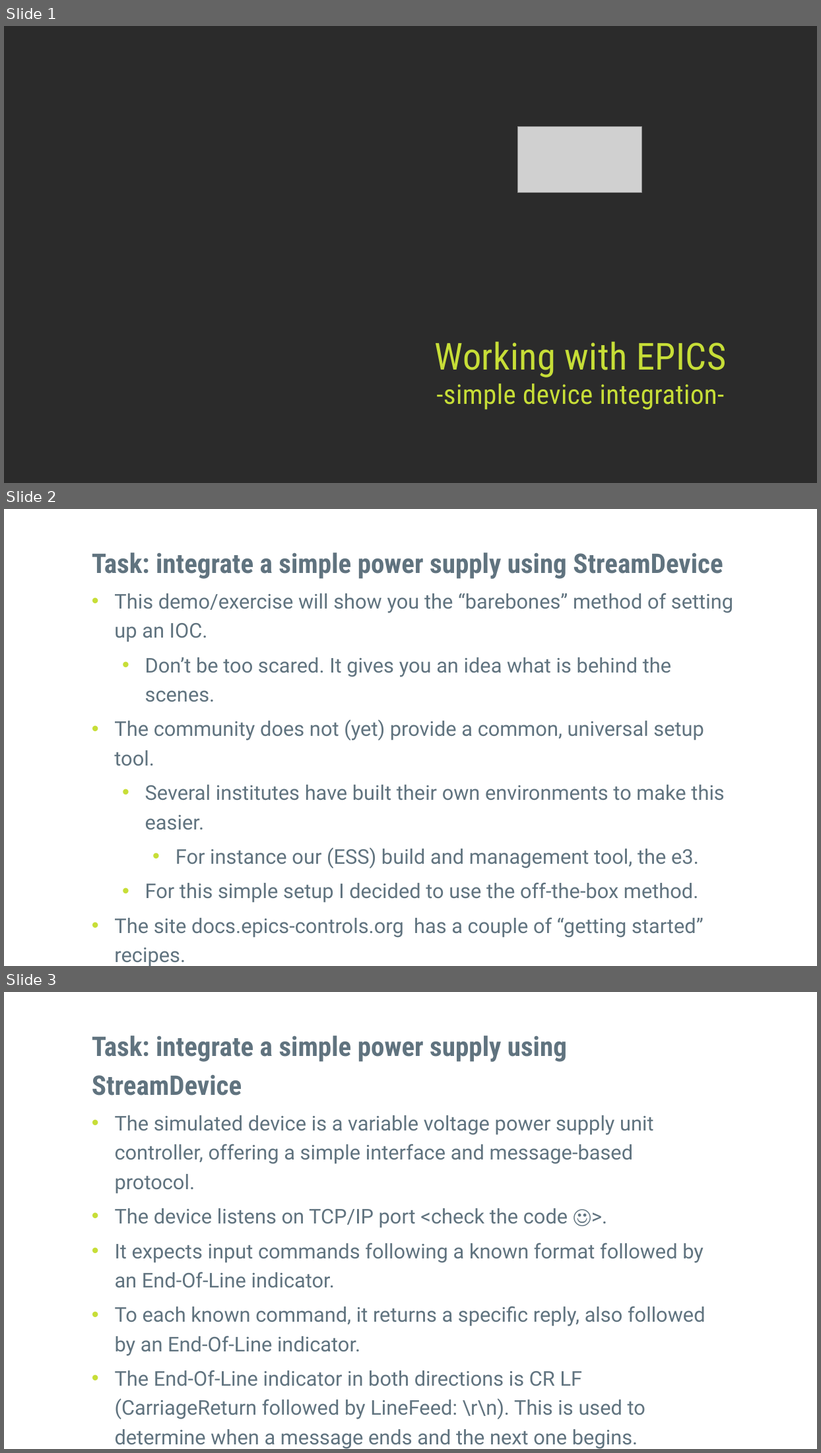
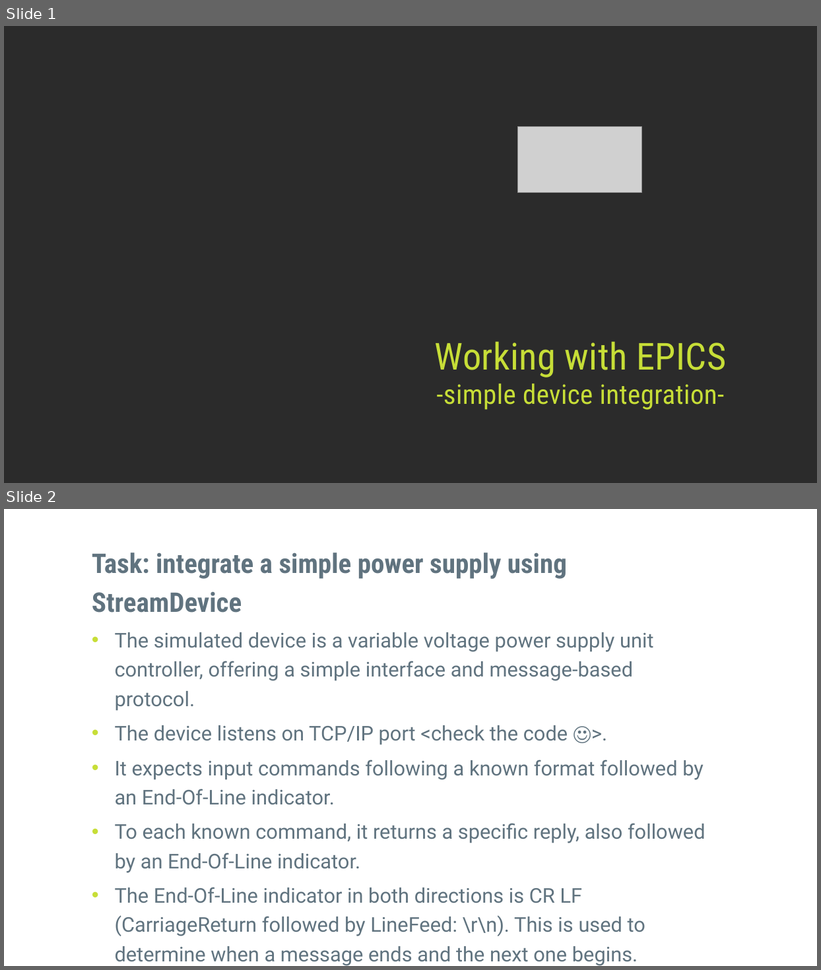
Before and after one commit to epics-training/stream-introduction, a slide deck: presentations/EPICS IOC setup.pptx. Shown one above the other, each under a label of ours: slides 1, 2 and 3 before the commit, slides 1 and 2 after it. The pictures are 821x1453 and 821x970 pixels, drawn with LibreOffice and Linux fonts; fonts in the diff are those of the drawing; grey boxes stand for pictures; background and template pictures are left out; a plain dark background stands for a picture behind light text. Boxes give left, top, right and bottom in pixels: in the first picture for what was removed or moved away, otherwise in the second. Text is boxed around its words. In the diff, an @@ line names an element or a change of style, - is before the commit and + after.

Commit message:
adjust the IOC setup instructions

```diff
--- a/presentations/EPICS IOC setup.pptx
+++ b/presentations/EPICS IOC setup.pptx
@@ slide 2 removed at [4, 509, 817, 966], background #FFFFFF @@
@@ text removed at [92, 553, 733, 966] @@
-Task: integrate a simple power supply using StreamDevice
-• This demo/exercise will show you the “barebones” method of setting up an IOC.
-  • Don’t be too scared. It gives you an idea what is behind the scenes.
-• The community does not (yet) provide a common, universal setup tool.
-  • Several institutes have built their own environments to make this easier.
-    • For instance our (ESS) build and management tool, the e3.
-  • For this simple setup I decided to use the off-the-box method.
-• The site docs.epics-controls.org has a couple of “getting started” recipes.
@@ what was slide 3 is now slide 2 @@
```
Also in this commit, not shown: 2 slides changed, 1 slide added.
